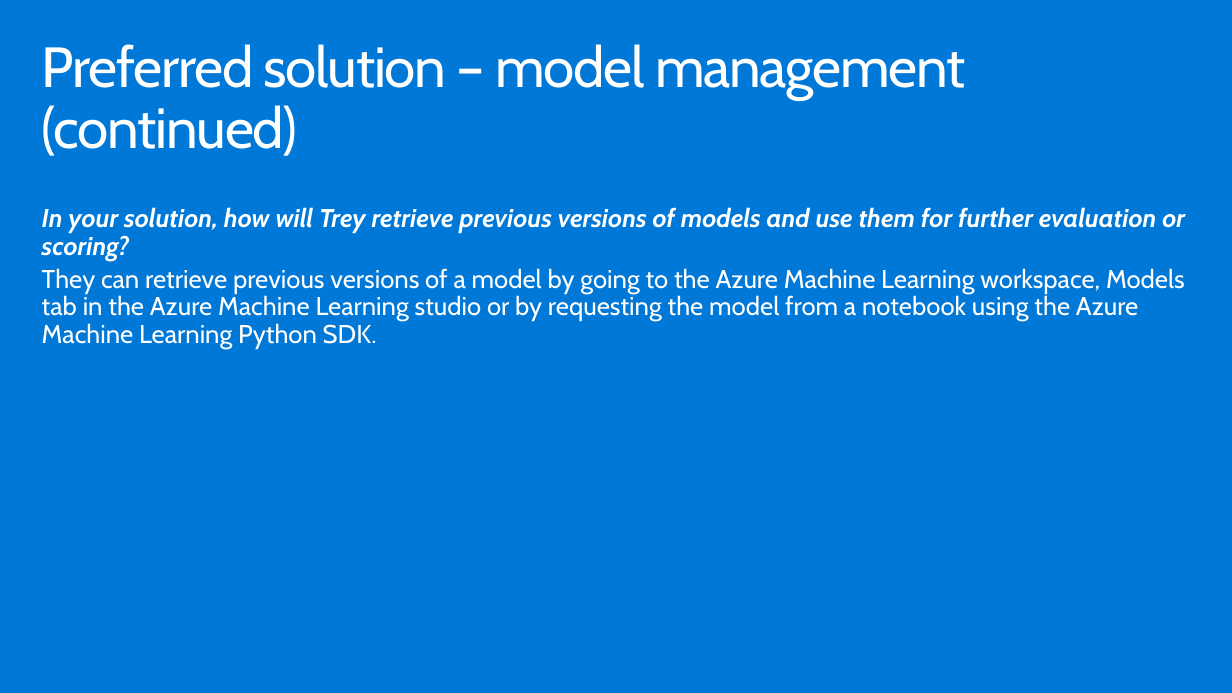
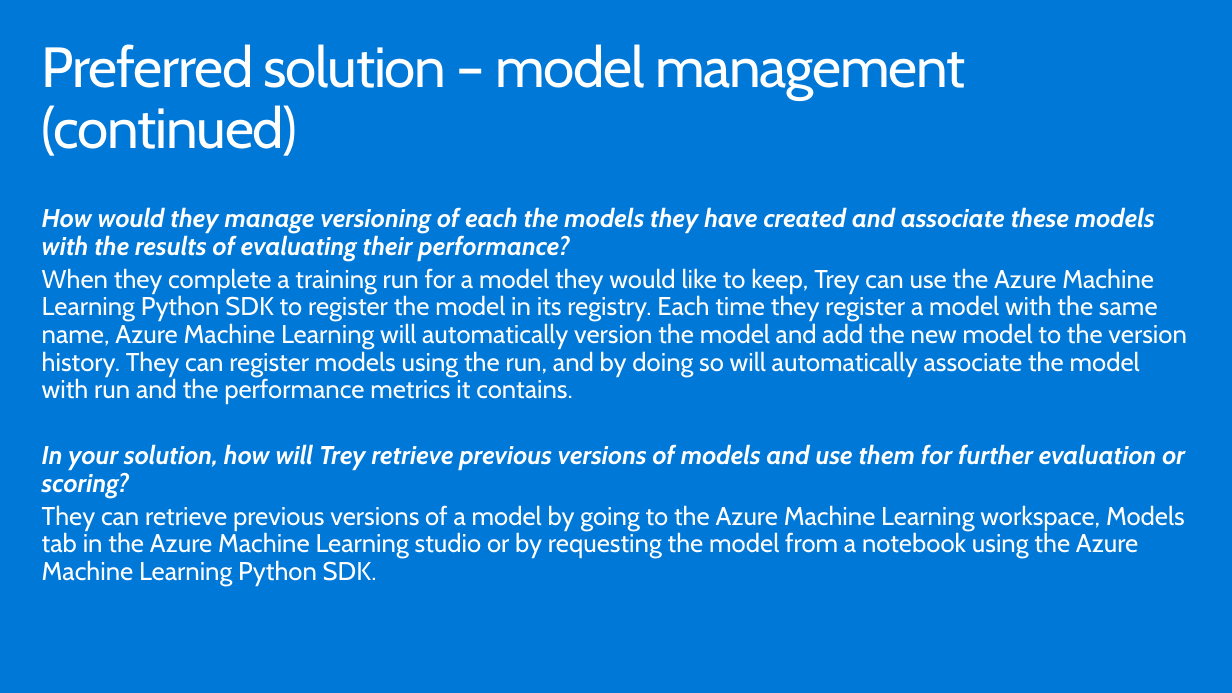
Before and after one commit to ocplatest/MCW-Machine-Learning, a slide deck: slide 23 of Whiteboard design session/WDS trainer presentation - Machine Learning.pptx. Drawn at 1232x693 pixels with LibreOffice and Linux fonts; fonts in the diff are those of the drawing. Boxes give left, top, right and bottom in pixels: in the first picture for what was removed or moved away, otherwise in the second. Text is boxed around its words. In the diff, an @@ line names an element or a change of style, - is before the commit and + after.

```diff
--- a/Whiteboard design session/WDS trainer presentation - Machine Learning.pptx
+++ b/Whiteboard design session/WDS trainer presentation - Machine Learning.pptx
@@ text at box(42, 207, 1186, 404): paragraphs added @@
+How would they manage versioning of each the models they have created and associate these models with the results of evaluating their performance?
+When they complete a training run for a model they would like to keep, Trey can use the Azure Machine Learning Python SDK to register the model in its registry. Each time they register a model with the same name, Azure Machine Learning will automatically version the model and add the new model to the version history. They can register models using the run, and by doing so will automatically associate the model with run and the performance metrics it contains.
```
Also in this commit, not shown: 7 other slides changed, 30 other files.
